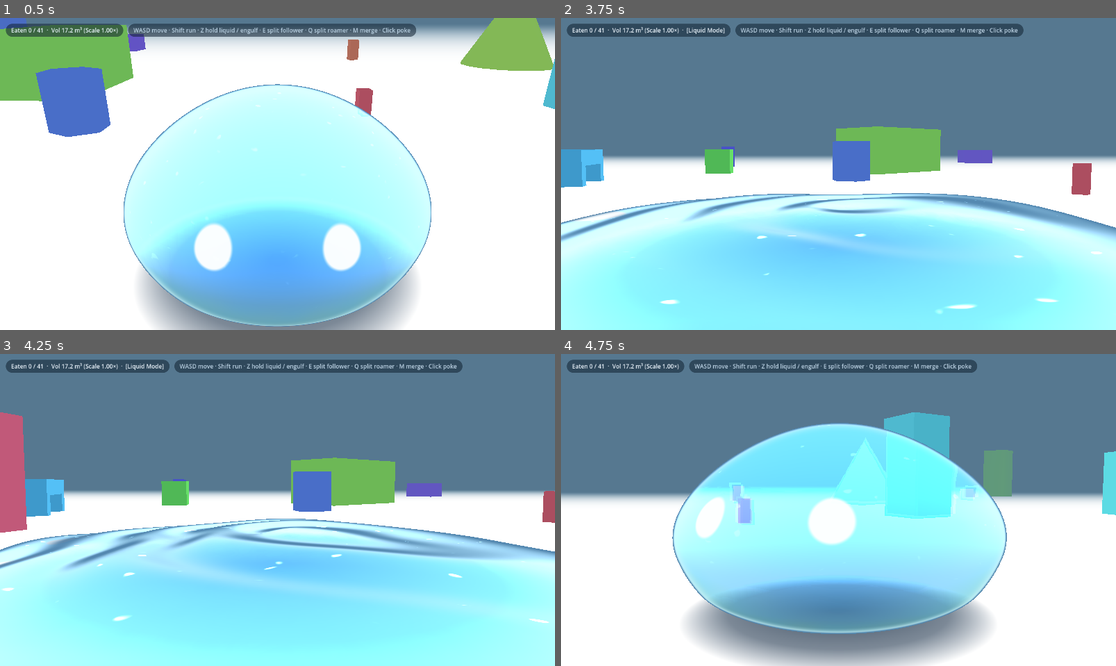
Above: before the commit, frames 1-4 (two rows, left to right).
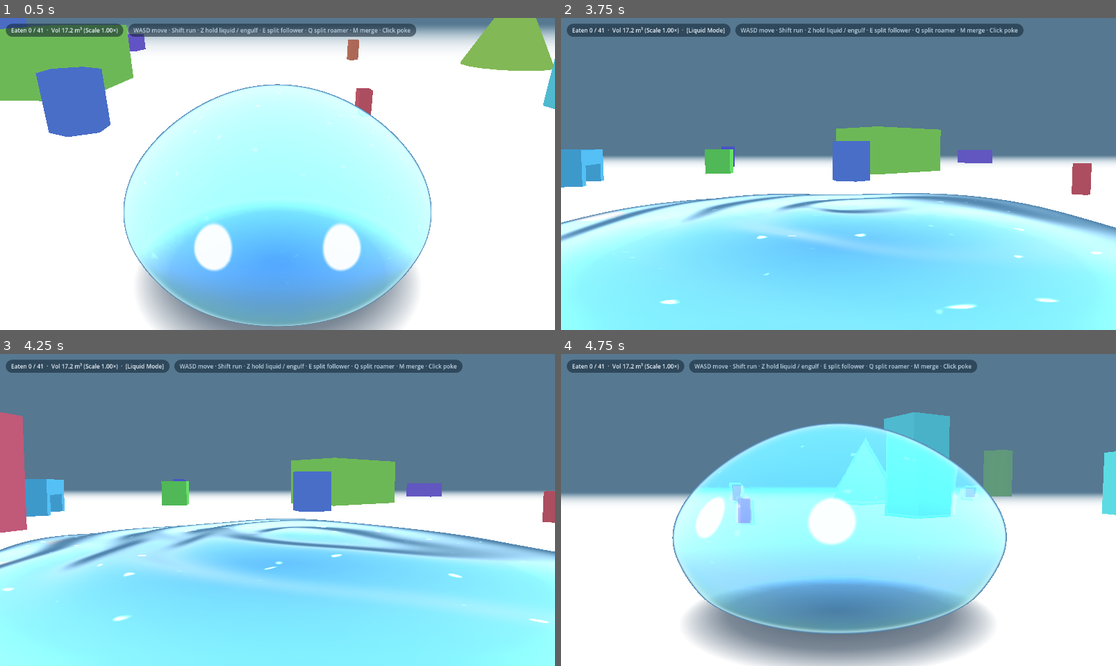
Above: after the commit, the same moments.

Repository: EN-rain/how-to-live-as-a-slime
Game: Godot game, scene res://scenes/main.tscn
The game is run twice, just before and just after one commit, with the same random seed, the same clock (stepped at 60 frames per second) and the same inputs.
Inputs (mouse positions are in pixels of both pictures, inside the frame that each line leads up to):
- Up to frame 1 (0.5 s): no input
- Up to frame 2 (3.75 s): tap Enter (ui_accept) at 0.5, 0.77, 1.07 s; move the mouse to (960, 158) at 0.52 s; hold D (move_right) 0.53-1.25 s; hold M (merge_clones) 0.53-1.25 s; click (960, 158) at 0.67 s; drag from (727, 189) to (810, 236) at 1.27 s; move the mouse to (894, 105) at 2.02 s; press the mouse at (894, 105) at 2.03 s; hold D (move_right) 2.03-2.75 s; tap M (merge_clones) at 2.3 s; release the mouse at (894, 105) at 2.75 s; drag from (810, 236) to (672, 127) at 2.77 s; move the mouse to (1005, 220) at 3.52 s; hold A (move_left) from 3.53 s (still down); hold Z (slime_liquid) from 3.53 s (still down)
- Up to frame 3 (4.25 s): keep holding A (move_left); keep holding Z (slime_liquid); tap Enter (ui_accept) at 3.77, 4.07 s; tap M (merge_clones) at 3.8 s
- Up to frame 4 (4.75 s): release A (move_left) at 4.25 s; release Z (slime_liquid) at 4.25 s; drag from (672, 463) to (755, 432) at 4.27 s

Frame 1 is identical in both runs. In frame 2, 1.5% of the frame differs, in the area x 0-100%, y 49-100%; in frame 3, 2.6%, in the area x 0-100%, y 56-100%; in frame 4, less than 0.1%.

Commit message:
Apply squeeze/collision/timing/eating/merge audit patch set (19 bugs fixed)

Diff:
--- a/scripts/props.gd
+++ b/scripts/props.gd
@@ -506,12 +506,13 @@
 	var slime_bottom := sp.y - s.height_per_scale * S
 	var slime_top := slime_bottom + (2.0 * s.height_per_scale * S) * lerpf(1.0, s.liquid_height_ratio, s.liquid_amt)
 
+	# Fix 8: Exclude edible props (they yield, not block) and elevated ceilings
 	var nearby_props: Array[PropData] = []
 	for p in props:
 		if p.state != STATE_IDLE or p == s.ground_prop or p.mesh == null:
 			continue
-		# Fix 18: Exclude elevated static overhangs (bridge roof/legs) from gap pairing —
-		# they are ceilings, not side walls, and create false near-zero gaps.
+		if is_edible_by_push(s, p):
+			continue  # Fix 8: edible props are eaten, not gap walls
 		var m := p.mesh
 		var he := _half_of(p)
 		var prop_bottom := m.position.y - he.y
@@ -526,11 +527,14 @@
 		nearby_props.append(p)
 
 	var spx := Vector2(sp.x, sp.z)
+	# Fix 2: Score gap pairs by movement direction, not just narrowness
+	var move2 := Vector2(s.velocity.x, s.velocity.z)
+	var moving := move2.length() > 0.1
 	var best_w := INF
 	var best_dir := Vector2.ZERO
 	var best_center := Vector2.ZERO
-	var best_dist := INF
 	var best_flow_dir := Vector2.ZERO
+	var best_score := -INF
 
 	for i in nearby_props.size():
 		var p1 := nearby_props[i]
@@ -544,7 +548,10 @@
 
 			var gap_vec := pt2 - pt1
 			var gap_w := gap_vec.length()
-			if gap_w < 1e-3 or gap_w >= best_w:
+			if gap_w < 1e-3:
+				continue
+			# Fix 9: Reject impossible gaps (wider than 2×reach means we can't be squeezed)
+			if gap_w >= r_max * 2.0:
 				continue
 			var gap_dir := gap_vec / gap_w
 			var gap_center := (pt1 + pt2) * 0.5
@@ -555,15 +562,25 @@
 			var dist_lateral := absf(to_gap.dot(gap_dir))
 
 			if dist_along_flow < reach * 2.5 and dist_lateral < (gap_w * 0.5 + reach * 1.5):
-				best_w = gap_w
-				best_dir = gap_dir
-				best_center = gap_center
-				best_dist = to_gap.length()
-				best_flow_dir = flow_dir
+				# Fix 2: Score by alignment with movement direction
+				var move_score := 0.0
+				if moving:
+					move_score = absf(move2.normalized().dot(flow_dir))
+				else:
+					move_score = 0.5  # neutral when stopped
+				var dist_score := 1.0 / (1.0 + to_gap.length())
+				var total_score := move_score * 2.0 + dist_score
+				if total_score > best_score:
+					best_score = total_score
+					best_w = gap_w
+					best_dir = gap_dir
+					best_center = gap_center
+					best_flow_dir = flow_dir
 
 	s.cur_gap_w = best_w
 	s.cur_gap_center = best_center
 	s.cur_gap_dir = best_dir
+	s.cur_gap_flow = best_flow_dir  # store for shader
 
 	var target := 1.0
 	if best_w < INF:
@@ -574,33 +591,45 @@
 			var dist_lat := absf(to_gap_vec.x * best_dir.x + to_gap_vec.y * best_dir.y)
 
 			var corridor_half_len := 0.6 * S
-			var entrance_flow := dist_flow - corridor_half_len # distance from slime center to entrance
-			var exit_flow := dist_flow + corridor_half_len     # distance from slime center to exit
+			var entrance_flow := dist_flow - corridor_half_len
+			var exit_flow := dist_flow + corridor_half_len
 
 			var max_lat := best_w * 0.5 + reach * 0.8
 			if dist_lat < max_lat:
 				if entrance_flow > 0.0 and entrance_flow < reach * 1.5:
-					# Slime front reaches entrance: squeeze smoothly from 1.0 down to fit
 					var t_enter := clampf((reach * 1.5 - entrance_flow) / (reach * 1.2), 0.0, 1.0)
 					t_enter = t_enter * t_enter * (3.0 - 2.0 * t_enter)
 					var lat_factor := clampf(1.0 - dist_lat / max_lat, 0.0, 1.0)
 					target = lerpf(1.0, fit, t_enter * lat_factor)
 				elif entrance_flow <= 0.0 and exit_flow > -reach * 1.2:
-					# Inside corridor: maintain fit squeeze until back exits
 					target = fit
 				elif exit_flow <= -reach * 1.2:
-					# Fully exited corridor: snap back to round
 					target = 1.0
 
-	# Fix 16: Once slime has fully passed through, release squeeze quickly using squeeze_in_rate
-	var rate: float
-	if target < s.squeeze_k:
-		rate = squeeze_in_rate  # squeezing in (tightening)
+	# Fix 7: Spring dynamics for squeeze (overshoot on tighten, rebound on exit)
+	var gap_active := best_w < INF and target < 0.98
+	if gap_active:
+		# Spring toward target_squeeze with damping (k=140 tighten)
+		var spring_k := 140.0
+		var damp := 2.0 * sqrt(spring_k) * 0.7
+		var err := target - s.squeeze_k
+		s.squeeze_v += (err * spring_k - s.squeeze_v * damp) * dt
+		s.squeeze_k += s.squeeze_v * dt
+		s.squeeze_k = clampf(s.squeeze_k, effective_min_squeeze, 1.0)
+		s._gap_was_active = true
 	else:
-		# Releasing — use squeeze_in_rate if the body is clearly past the gap to snap back
-		var past_gap := best_w == INF or absf((spx - best_center).dot(best_flow_dir)) > reach * 1.5
-		rate = squeeze_in_rate if past_gap else squeeze_out_rate
-	s.squeeze_k = clampf(s.squeeze_k + (target - s.squeeze_k) * (1.0 - exp(-rate * dt)), effective_min_squeeze, 1.0)
+		if s._gap_was_active:
+			# Just exited gap: inject a small positive overshoot (gooey rebound)
+			s.squeeze_v = maxf(s.squeeze_v, 0.4)
+			s._gap_was_active = false
+			_gap_released(s)
+		# Spring back to 1.0 with softer spring (k=55 release)
+		var spring_k := 55.0
+		var damp := 2.0 * sqrt(spring_k) * 0.65
+		var err := 1.0 - s.squeeze_k
+		s.squeeze_v += (err * spring_k - s.squeeze_v * damp) * dt
+		s.squeeze_k += s.squeeze_v * dt
+		s.squeeze_k = clampf(s.squeeze_k, effective_min_squeeze, 1.0)
 
 	if target < 0.98 and best_dir.length_squared() > 0.001:
 		var d3 := Vector3(best_dir.x, 0.0, best_dir.y).normalized()
@@ -618,14 +647,25 @@
 			var dist_to_gap := (spx - best_center).length()
 			var dist_factor := clampf(1.0 - dist_to_gap / (reach * 2.2), 0.0, 1.0)
 			var align_factor := clampf(1.0 - absf(lateral_offset) / (reach * 1.8), 0.0, 1.0) * maxf(0.35, dist_factor)
-			# Guide firmly along gap centerline
 			var funnel_push := -Vector3(best_dir.x, 0.0, best_dir.y) * lateral_offset * align_factor * 12.0 * dt
 			s.position += funnel_push
 			s.velocity -= Vector3(best_dir.x, 0.0, best_dir.y) * lateral_offset * align_factor * 4.0 * dt
 
+	# Send squeeze val — negative squeeze_k means rebound-widening (exits with overshoot)
 	var squeeze_val := 1.0 - s.squeeze_k
 	s.set_shader_param("uSqueeze", squeeze_val)
 	s.set_shader_param("uSqueezeDir", s.sq_dir)
+	# Send gap position and flow direction to shader for gap-centered deform
+	var gap_local := Vector3(best_center.x - sp.x, 0.0, best_center.y - sp.z) if best_w < INF else Vector3.ZERO
+	s.set_shader_param("uGapLocal", gap_local)
+	s.set_shader_param("uGapFlow", Vector3(best_flow_dir.x, 0.0, best_flow_dir.y) if best_w < INF else Vector3(0.0, 0.0, 1.0))
+
+
+func _gap_released(s: Slime) -> void:
+	# Trigger a surface pop on gap exit for gooey feel
+	var flow_dir3 := Vector3(s.cur_gap_flow.x, 0.0, s.cur_gap_flow.y)
+	if flow_dir3.length_squared() > 0.01:
+		s.trigger_poke2(flow_dir3.normalized() * 0.5, flow_dir3.normalized() * 0.4)
 
 
 func is_edible_by_push(s: Slime, p: PropData) -> bool:
@@ -812,12 +852,10 @@
 			var net_push := (c0.normal * pen0 + c1.normal * pen1) * 0.5
 			# When between two different props (corridor passage), only push laterally — don't push backward along flow!
 			if c0.prop != c1.prop:
+				# Fix 1: Use sq_dir.z (not sq_dir.y which is always 0 for a horizontal vector)
 				var lat_axis := s.sq_dir if s.sq_dir.length_squared() > 0.01 else (c0.normal - c1.normal).normalized()
 				net_push = lat_axis * net_push.dot(lat_axis)
-				# Also adapt squeeze immediately upon physical double-wall contact
-				if s.cur_gap_w < INF:
-					var fit_k := clampf((s.cur_gap_w * 0.5) / maxf(0.1, c0.c_r), 0.08, 1.0)
-					s.squeeze_k = minf(s.squeeze_k, lerpf(s.squeeze_k, fit_k, 0.4))
+				# Fix 3: Do NOT overwrite squeeze_k here — let spring in _update_slime_squeeze own it
 			if net_push.length_squared() > 1e-6:
 				s.position.x += net_push.x
 				s.position.z += net_push.z
@@ -834,8 +872,8 @@
 				if pen > 0.001:
 					var push := c.normal * pen * 0.75
 					if s.cur_gap_w < INF and s.sq_dir.length_squared() > 0.01:
-						# Never let single-wall lateral push overshoot past the gap centerline
-						var lat_axis := Vector3(s.sq_dir.x, 0.0, s.sq_dir.y)
+						# Fix 1: Build lat_axis correctly from sq_dir (which is a 3D horizontal vector)
+						var lat_axis := Vector3(s.sq_dir.x, 0.0, s.sq_dir.z)
 						var lat_push := push.dot(lat_axis)
 						var cur_offset := (Vector2(s.position.x, s.position.z) - s.cur_gap_center).dot(Vector2(lat_axis.x, lat_axis.z))
 						if (cur_offset > 0.0 and lat_push < 0.0) or (cur_offset < 0.0 and lat_push > 0.0):
@@ -855,31 +893,12 @@
 	s.contact_r = c0.c_r / S
 	s.touch_time = s.time
 
-	# Multi-contact channel / narrow passage flow
+	# Fix 4: Remove corridor velocity forcing — velocity is managed by player input + squeeze funnel
+	# Fix 5: Remove head-on forced sideways injection (≥2 m/s jerk)
+	# Only handle same-prop corner crease sliding
 	if contacts.size() >= 2:
 		var c1 := contacts[1]
-		if c0.prop != c1.prop:
-			# Between two separate obstacles: treat as a corridor passage regardless of normal angle!
-			var corridor_dir: Vector3
-			if s.sq_dir.length_squared() > 0.01:
-				corridor_dir = Vector3(-s.sq_dir.z, 0.0, s.sq_dir.x).normalized()
-			else:
-				var n_across := (c0.normal - c1.normal).normalized()
-				corridor_dir = Vector3(-n_across.z, 0.0, n_across.x).normalized()
-
-			var input_dir := s.velocity
-			if input_dir.length_squared() < 0.01:
-				input_dir = s._crawl_dir  # Slime has no .mesh; use _crawl_dir which is always valid
-			if corridor_dir.dot(input_dir) < 0.0:
-				corridor_dir = -corridor_dir
-
-			var v_corridor := maxf(0.0, s.velocity.dot(corridor_dir))
-			# Ensure forward velocity is maintained when pushing through
-			if v_corridor < 1.0:
-				v_corridor = maxf(v_corridor, s.velocity.length())
-			s.velocity = corridor_dir * v_corridor
-			return
-		else:
+		if c0.prop == c1.prop:
 			# Two contacts on the same prop: concave corner / crease on a single obstacle
 			var dot_n := c0.normal.dot(c1.normal)
 			if dot_n < 0.85:
@@ -917,19 +936,17 @@
 				var fr := (1.0 - exp(-6.0 * dt))
 				s.velocity = tangent * maxf(0.0, vt_len * (1.0 - fr))
 		else:
-			# Head-on impact (vt_len <= 1e-4)
-			# Deflect along tangent towards the gap opening so slime slides smoothly into the opening
+			# Fix 5: Head-on impact — gentle slide, no forced 2 m/s injection
 			var tangent := Vector3(-nz, 0.0, nx)
 			if s.cur_gap_w < INF:
 				var to_gap := Vector3(s.cur_gap_center.x - s.position.x, 0.0, s.cur_gap_center.y - s.position.z)
 				if tangent.dot(to_gap) < 0.0:
 					tangent = -tangent
-				s.velocity = tangent * maxf(vin * 0.8, 2.0)
+				s.velocity = tangent * vin * 0.6  # gentle deflect toward gap, no minimum speed
 			else:
-				# Use crawl_dir as stable tiebreak — to_prop is always perpendicular and flips each frame
 				if tangent.dot(s._crawl_dir) < 0.0:
 					tangent = -tangent
-				s.velocity = tangent * maxf(vin * 0.2, 0.5)
+				s.velocity = tangent * vin * 0.2  # very gentle slide for open-space head-on
 
 		# Only trigger impact poke/splat if hitting a flat wall in open space, NOT around corners or when squeezing
 		if vin > 0.6 and s.squeeze_k > 0.85 and c0.sharp < 0.2 and s.time - c0.prop.hit_cd > 0.3:
@@ -1407,7 +1424,7 @@
 			break
 		if not is_instance_valid(s):
 			continue
-		var s_scale := s.slime_scale * lerpf(1.0, 1.85, s.liquid_amt)
+		var s_scale := s.slime_scale * lerpf(1.0, s.liquid_spread_ratio, s.liquid_amt)
 		b_pos.append(s.global_position)
 		b_scale.append(s_scale)
 
--- a/scripts/slime.gd
+++ b/scripts/slime.gd
@@ -112,6 +112,9 @@
 var touch_time := -10.0
 var cur_max := 3.0
 var squeeze_k := 1.0
+var squeeze_v := 0.0
+var cur_gap_flow := Vector2.ZERO
+var _gap_was_active := false
 var sq_dir := Vector3(1, 0, 0)
 var splat_x := 0.0
 var splat_v := 0.0
@@ -291,7 +294,7 @@
 
 
 func _process(delta: float) -> void:
-	var dt := clampf(delta, 0.0, 0.1)
+	var dt := clampf(delta, 0.0, 0.05)
 	_time += dt
 	_impulse_time += dt
 	_impulse2_time += dt
@@ -300,8 +303,8 @@
 	if is_merging:
 		merge_timer += dt
 		if merge_target and is_instance_valid(merge_target) and not merge_target.is_merging:
-			position = position.lerp(merge_target.position, 14.0 * dt)
-			slime_scale = lerpf(slime_scale, 0.02, 12.0 * dt)
+			position = position.lerp(merge_target.position, 1.0 - exp(-14.0 * dt))
+			slime_scale = maxf(0.02, lerpf(slime_scale, 0.02, 1.0 - exp(-12.0 * dt)))
 			_apply_transform()
 			if merge_timer >= merge_duration or position.distance_squared_to(merge_target.position) < 0.2:
 				if not _has_merged:
@@ -395,8 +398,12 @@
 	# --- Horizontal velocity update ---
 	var v_resp := velocity_response * (0.6 if liquid_amt > 0.5 else 1.0)
 	velocity = velocity.lerp(desired, 1.0 - exp(-v_resp * dt))
-	position.x += velocity.x * dt
-	position.z += velocity.z * dt
+	var step := Vector2(velocity.x, velocity.z) * dt
+	var max_step := body_radius * slime_scale * 0.3
+	if step.length() > max_step:
+		step = step.normalized() * max_step
+	position.x += step.x
+	position.z += step.y
 
 	# Clamp to arena boundary
 	var flat := Vector2(position.x, position.z).length()
@@ -561,6 +568,10 @@
 		var perp := to_target.cross(Vector3.UP).normalized()
 		target_pt = position + perp * 3.0 + to_target.normalized() * 2.0
 		_follower_stuck_timer = 0.0
+		# Recompute to_target and dist after modifying target_pt (Fix 13)
+		to_target = target_pt - position
+		to_target.y = 0.0
+		dist = to_target.length()
 
 	# Fix 20: Decide liquid from environment, not leader's state
 	# Need clearance for our actual size, with lookahead (start flattening before reaching low spot)
@@ -860,15 +871,20 @@
 
 
 func _devour_prop(p) -> void:
+	if p == null or p.state != SlimeProps.STATE_IDLE:
+		return
 	p.state = SlimeProps.STATE_EATING
 	p.eater = self
 	p.base_scale = p.mesh.scale # store exact scale: can never grow bigger when digesting!
 	p.t = 0.0
 	p.start = p.mesh.position
 	p.off = Vector3(randf() - 0.5, -0.1 + randf() * 0.3, randf() - 0.5)
-	p.total_mass = pow(p.radius, 3.0) * 0.3
+	# Fix 14: Use real_volume (not radius³×0.3) so Z-eat and push-eat give identical growth
+	p.total_mass = p.real_volume
 	p.absorbed_mass = 0.0
-	inside_props.append(p)
+	# Fix 14: Append AFTER state is set so _update_digesting_props can't double-process
+	if not inside_props.has(p):
+		inside_props.append(p)
 	if props:
 		props.eaten += 1
 		props.eaten_changed.emit(props.eaten)
@@ -991,6 +1007,7 @@
 				var seg := to2 - from2
 				var t0 := 0.0
 				var t1 := 1.0
+				var hit := false
 				for axis in 2:
 					var o := from2[axis]
 					var d2 := seg[axis]
@@ -998,7 +1015,7 @@
 					var hi := bmax[axis]
 					if absf(d2) < 1e-6:
 						if o < lo or o > hi:
-							t0 = 1.0  # parallel and outside
+							hit = true  # Fix 15: parallel-outside means NOT blocked
 							break
 					else:
 						var ta := (lo - o) / d2
@@ -1007,7 +1024,7 @@
 							var tmp := ta; ta = tb; tb = tmp
 						t0 = maxf(t0, ta)
 						t1 = minf(t1, tb)
-				if t0 <= t1:
+				if not hit and t0 <= t1:
 					blocked = true
 					break
 		if not blocked:
--- a/shaders/slime.gdshader
+++ b/shaders/slime.gdshader
@@ -77,6 +77,10 @@
 // Squeezing through a gap between solids: 0 = off, 1 = fully compressed across uSqueezeDir (a horizontal axis).
 uniform float uSqueeze = 0.0;
 uniform vec3 uSqueezeDir = vec3(1.0, 0.0, 0.0);
+// Gap world-space offset (gap center relative to slime center) for gap-centered neck deform
+uniform vec3 uGapLocal = vec3(0.0);
+// Gap flow direction (along-corridor axis)
+uniform vec3 uGapFlow = vec3(0.0, 0.0, 1.0);
 
 // Liquid puddle mode (hold Z key): flattens height, spreads outward, passes through small holes
 uniform float uLiquid = 0.0;
@@ -275,41 +279,13 @@
 		p.y = groundFloor + 0.9 * (2.0 * tB * tB - tB * tB * tB);
 	}
 
-	if (uSqueeze > 0.001) {
-		// Squeezing through a gap: bottleneck constriction along flow passage (neck pinched, front/rear bulges)
-		float sq = clamp(uSqueeze, 0.0, 0.94);
-		vec2 sqd = normalize(uSqueezeDir.xz + vec2(0.0001));
-		vec2 fwdFlow = vec2(-sqd.y, sqd.x);
-		float sqa = dot(p.xz, sqd);
-		float flowDist = dot(p.xz, fwdFlow);
-		// Local neck constriction: maximum compression at neck (flowDist ~ 0), relaxing towards front and rear
-		float neckProfile = exp(-flowDist * flowDist * 1.6);
-		float localSq = sq * mix(0.4, 1.0, neckProfile);
-		float widthScale = max(0.08, 1.0 - localSq);
-		// Front and rear bulge out to conserve fluid volume
-		float bulge = sq * (1.0 - neckProfile) * 0.45;
-		float lengthScale = 1.0 + sq * 0.75 + bulge;
-		float heightScale = 1.0 + localSq * 0.35 * (1.0 - uLiquid);
-		p.xz = sqd * (sqa * widthScale) + fwdFlow * (flowDist * lengthScale);
-		p.y = groundFloor + (p.y - groundFloor) * heightScale;
-	}
-
 	if (uLiquid > 0.001) {
-		// Volume-preserving liquid puddle flattening:
-		// At 22% height, conservation of volume requires spread = 1 / sqrt(0.22) ≈ 2.13x.
+		// Fix 6: Volume-preserving liquid puddle flattening.
+		// Spread = 1/sqrt(height) so area is conserved (at 22% height → 2.13× spread).
 		float targetH = 0.22 * uOverheadCompress;
 		float liqH = mix(1.0, targetH, uLiquid);
 		float liqR = mix(1.0, 1.0 / sqrt(max(0.04, targetH)), uLiquid);
-		if (uSqueeze > 0.001) {
-			vec2 sqd = normalize(uSqueezeDir.xz + vec2(0.0001));
-			vec2 fwdFlow = vec2(-sqd.y, sqd.x);
-			float sqa = dot(p.xz, sqd);
-			float flowDist = dot(p.xz, fwdFlow);
-			// Area-preserving squeeze in liquid: compressing sqd axis expands fwdFlow proportionally
-			p.xz = sqd * (sqa * mix(1.0, 0.45, uLiquid)) + fwdFlow * (flowDist * mix(1.0, liqR * 1.25, uLiquid));
-		} else {
-			p.xz *= liqR;
-		}
+		p.xz *= liqR;
 		p.y = groundFloor + (p.y - groundFloor) * liqH;
 
 		// Directional flow surge: the leading edge surges forward in movement direction
@@ -326,6 +302,35 @@
 		// Capillary surface ripples propagating across the liquid sheet
 		float capRipple = sin(distCenter * 4.0 - t * 7.0 + flowAlong * 2.0) * 0.030 * uLiquid;
 		p.y += capRipple * smoothstep(0.0, 0.35, p.y - groundFloor);
+	}
+
+	if (uSqueeze > 0.001) {
+		// Fix 6: Squeeze neck is centered at the actual gap position (uGapLocal), not mesh origin.
+		// Negative uSqueeze means exit overshoot (gooey rebound widening).
+		float sq = clamp(uSqueeze, -0.3, 0.94);
+		bool rebounding = sq < 0.0;
+		float sqAbs = abs(sq);
+		vec2 sqd = normalize(uSqueezeDir.xz + vec2(0.0001));
+		vec2 fwdFlow = vec2(-sqd.y, sqd.x);
+		// Shift vertex into gap-local space for neck profile
+		vec2 gapOffset = uGapLocal.xz;
+		vec2 pLocal = p.xz - gapOffset;
+		float sqa = dot(pLocal, sqd);
+		float flowDist = dot(pLocal, fwdFlow);
+		// Neck profile: maximum at gap center (flowDist ~ 0), relaxing away
+		float neckProfile = exp(-flowDist * flowDist * 1.6);
+		float localSq = sqAbs * mix(0.4, 1.0, neckProfile);
+		float widthScale = rebounding
+			? max(0.08, 1.0 + localSq * 0.3)   // rebound: slightly wider than normal
+			: max(0.08, 1.0 - localSq);           // squeeze: narrower
+		// Front and rear bulge out to conserve fluid volume (area in cross-section)
+		float bulge = sqAbs * (1.0 - neckProfile) * 0.45;
+		float lengthScale = 1.0 + sqAbs * 0.75 + bulge;
+		float heightScale = rebounding ? 1.0 : (1.0 + localSq * 0.35 * (1.0 - uLiquid));
+		// Apply in gap-local space, then shift back
+		pLocal = sqd * (sqa * widthScale) + fwdFlow * (flowDist * lengthScale);
+		p.xz = pLocal + gapOffset;
+		p.y = groundFloor + (p.y - groundFloor) * heightScale;
 	}
 
 	// ---- Sticky Droplet Budding (E and Q split) ----
Not shown, changed: full_source_code.pdf
